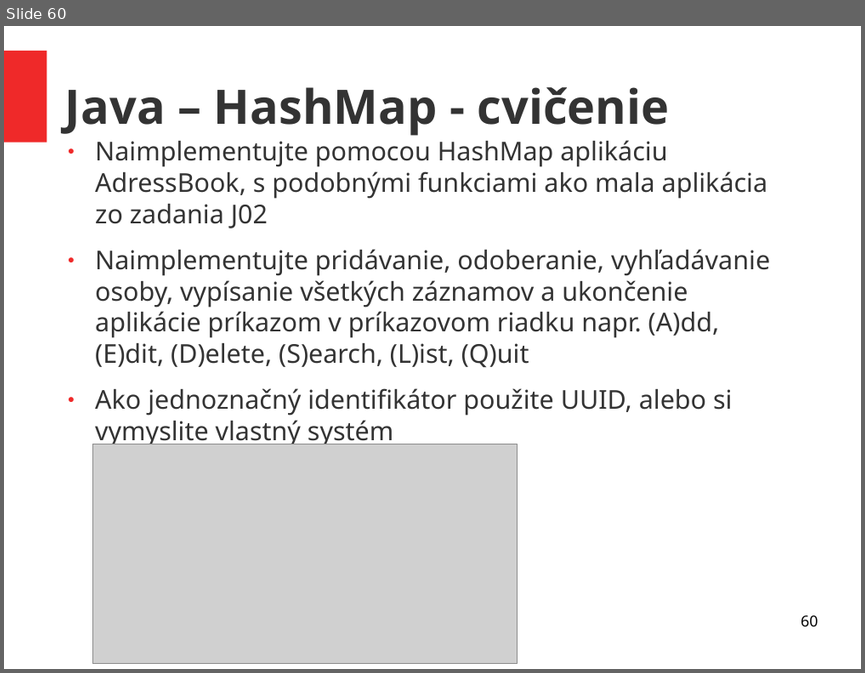
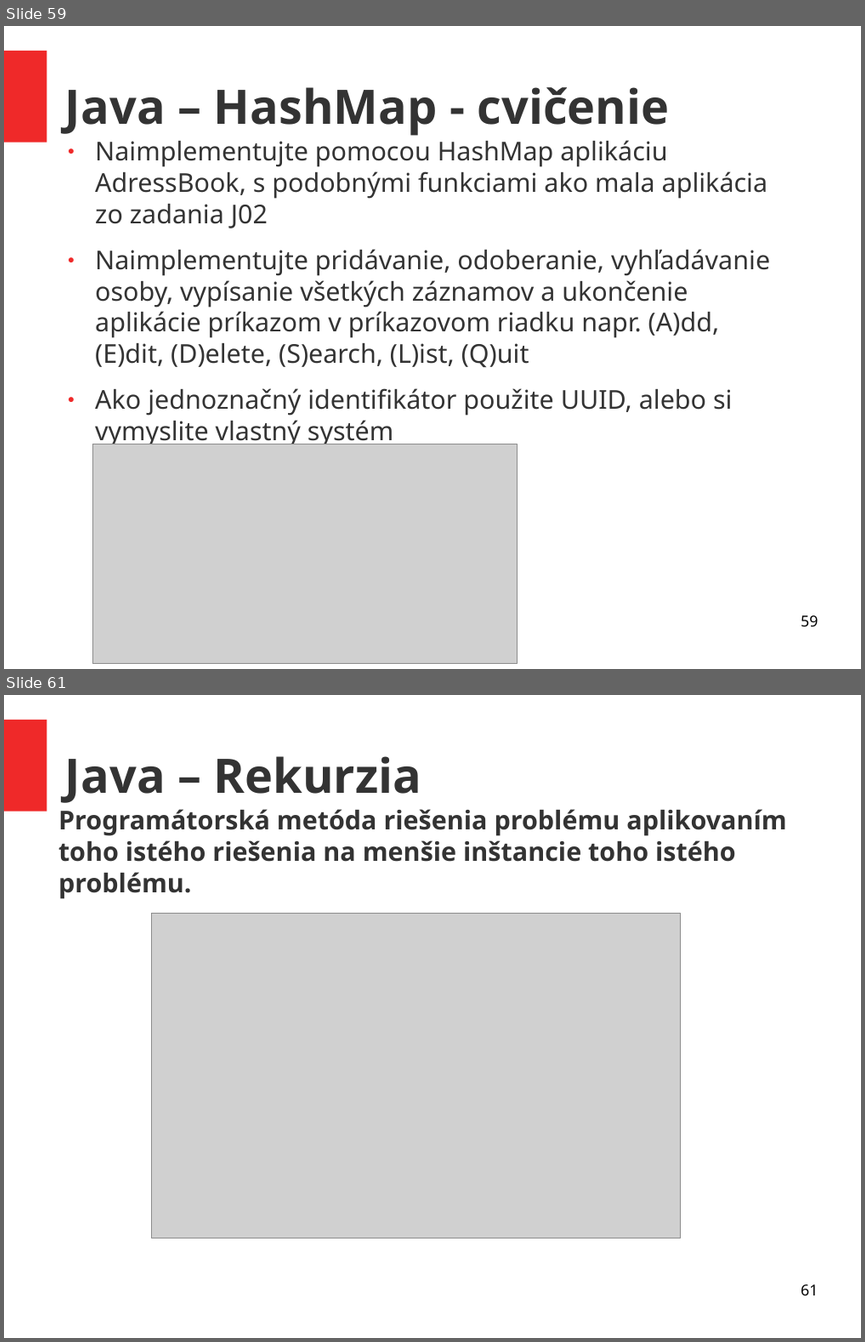
Before and after one commit to ukf-michalkohutek/prezentacia, a slide deck: seminar2.odp. Shown one above the other, each under a label of ours: slide 60 before the commit, slides 59 and 61 after it; the slides between them are not shown. The pictures are 865x673 and 865x1342 pixels, drawn with LibreOffice and Linux fonts; fonts in the diff are those of the drawing; grey boxes stand for pictures. Boxes give left, top, right and bottom in pixels: in the first picture for what was removed or moved away, otherwise in the second. Text is boxed around its words. In the diff, an @@ line names an element or a change of style, - is before the commit and + after.

Commit message:
rekurzia + REST API

```diff
--- a/seminar2.odp
+++ b/seminar2.odp
@@ slide 61 added at box(4, 695, 861, 1338), background #FFFFFF; not listed: 1 template element that a slide beside it also shows @@
@@ title added at box(65, 756, 422, 803), 44 pt, text #333333, bold @@
+Java – Rekurzia
@@ text added at box(58, 809, 787, 899), 24 pt, text #333333, bold @@
+Programátorská metóda riešenia problému aplikovaním toho istého riešenia na menšie inštancie toho istého problému.
@@ picture added at box(152, 913, 681, 1238) @@
@@ page number added at box(800, 1284, 817, 1296), 14 pt, text #000000 @@
+61
@@ what was slide 60 is now slide 59 @@
@@ page number at box(800, 615, 817, 627): text changed @@
-60
+59
```
Also in this commit, not shown: 1 slide changed, 10 other slides added, 1 slide removed, 1 other file.
